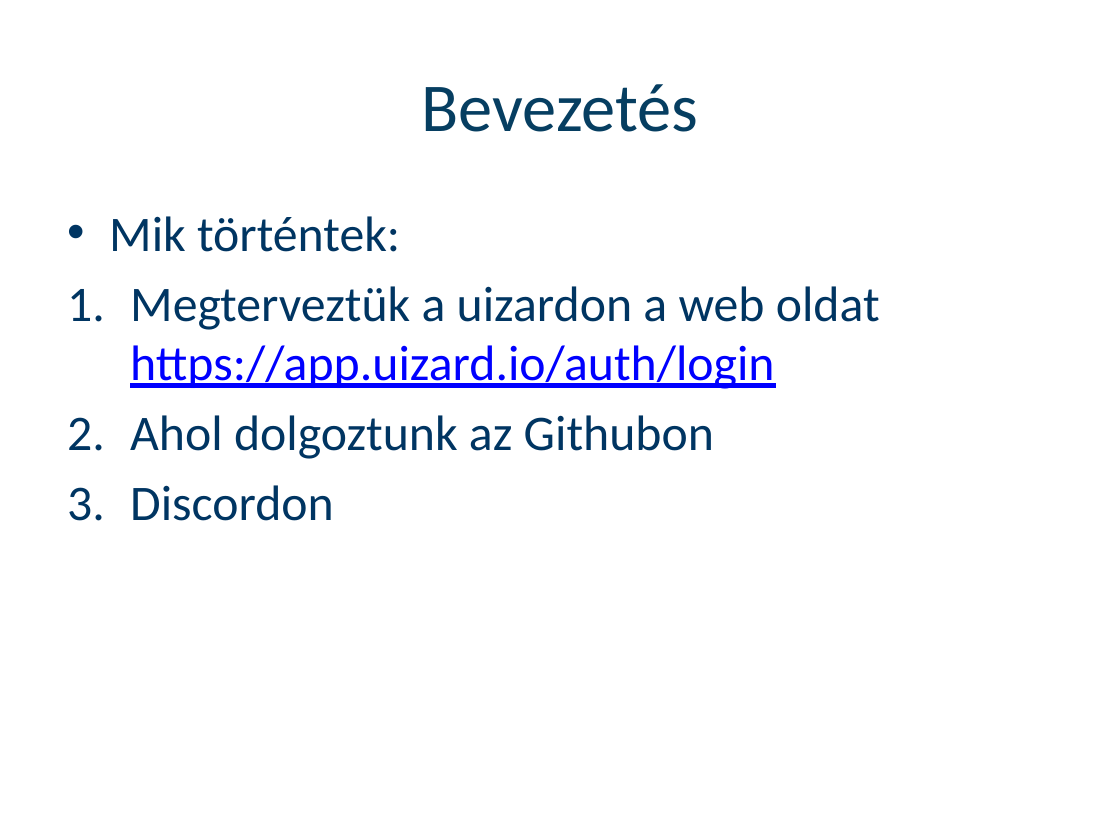
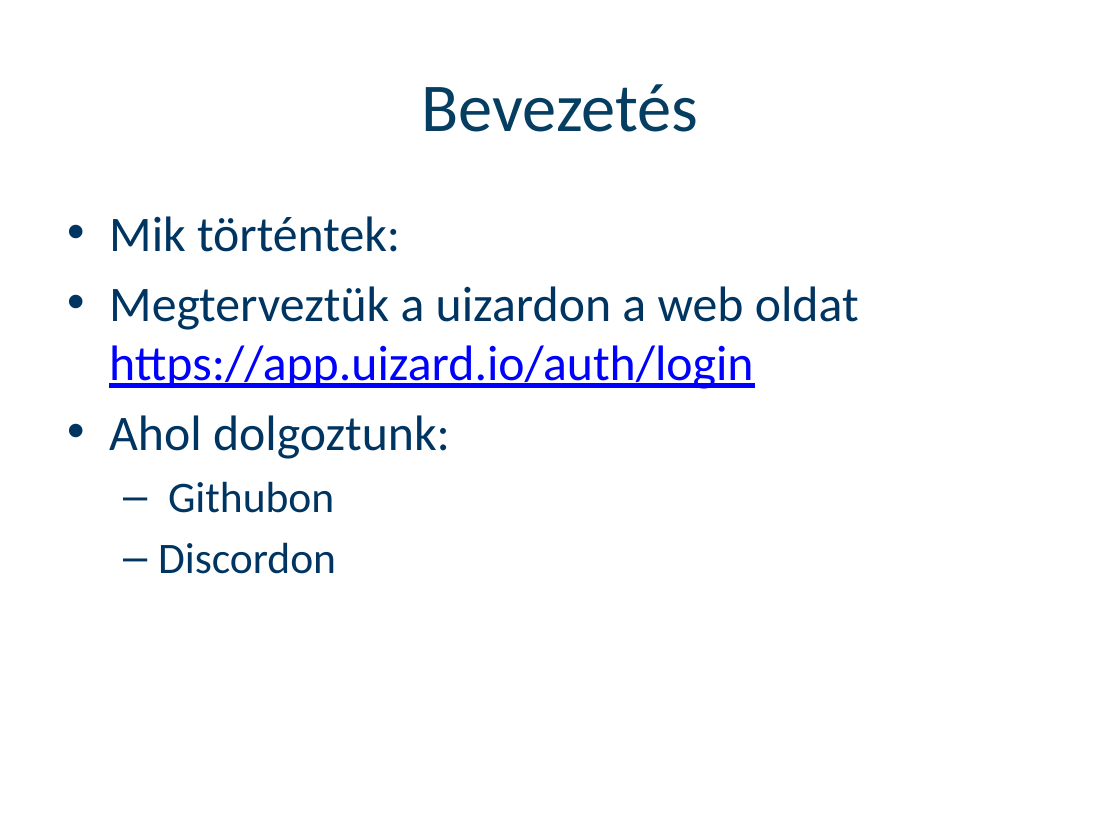
Before and after one commit to Mikihiko01/vedes_ppt, a slide deck: slide 2 of Tellér Ádám Védési ppt sablon minta.pptx. Drawn at 1120x840 pixels with LibreOffice and Linux fonts; fonts in the diff are those of the drawing; background and template pictures are left out. Boxes give left, top, right and bottom in pixels: in the first picture for what was removed or moved away, otherwise in the second. Text is boxed around its words. In the diff, an @@ line names an element or a change of style, - is before the commit and + after.

```diff
--- a/Tellér Ádám Védési ppt sablon minta.pptx
+++ b/Tellér Ádám Védési ppt sablon minta.pptx
@@ text at bbox=[109, 286, 859, 574]: size 32 to 28 pt in "Discordon"; bullet 1. to •; bullet 1. to –; list level 1 to 2 in "Discordon" @@
@@ text at bbox=[109, 415, 450, 513]: text changed @@
-2. Ahol dolgoztunk az Githubon
+• Ahol dolgoztunk:
+  – Githubon
```
